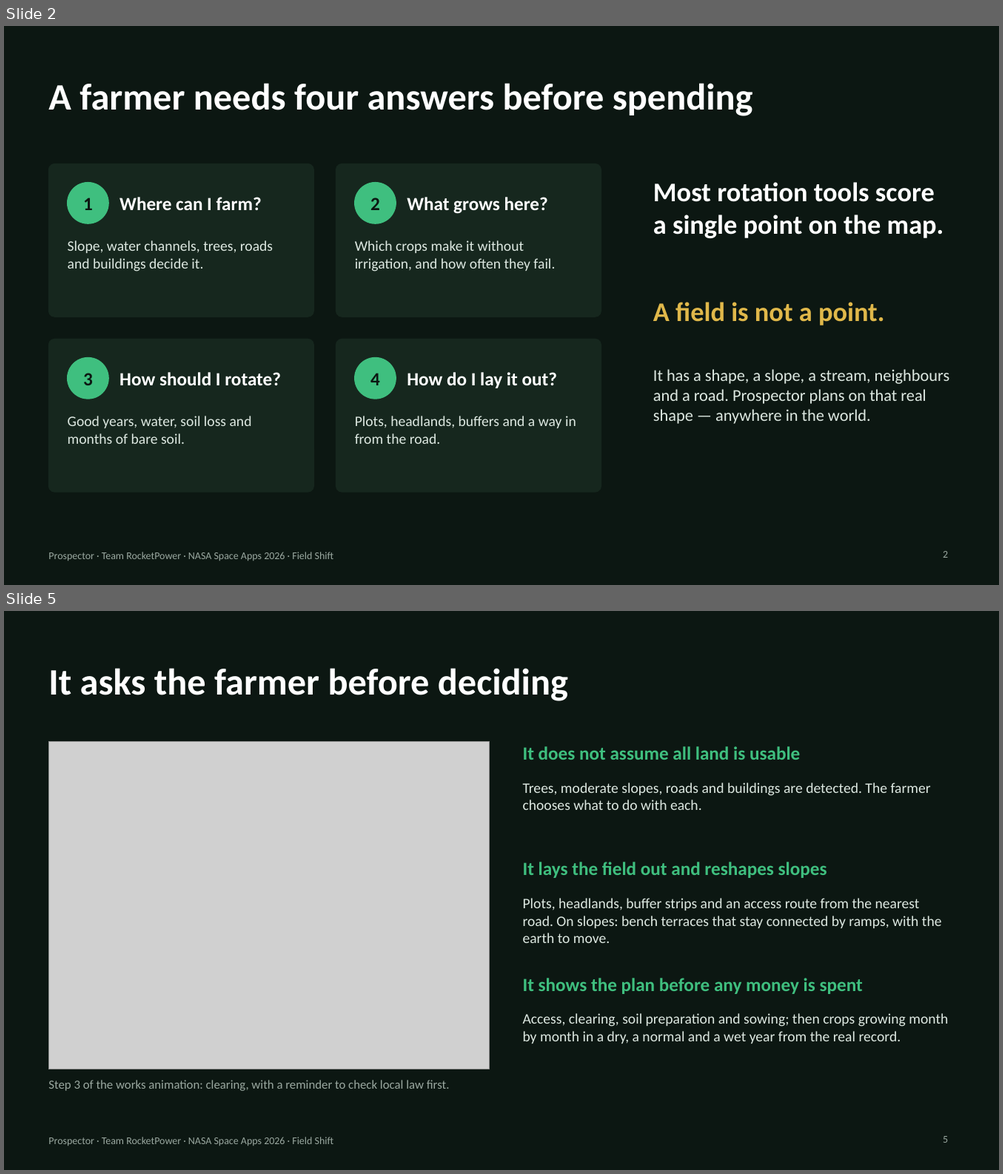
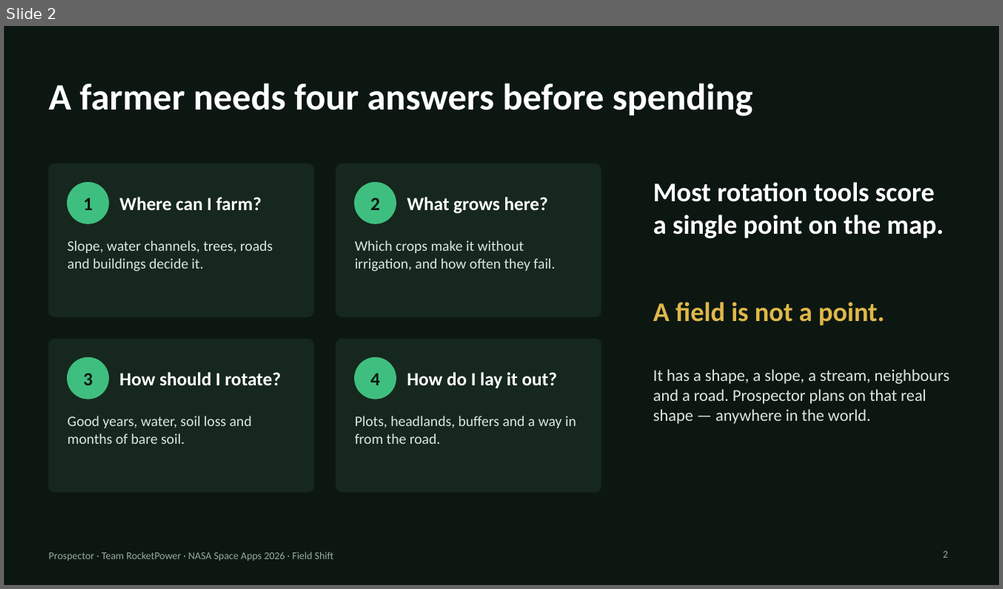
Before and after one commit to fergomezs2024/prospector-field-shift, a slide deck: docs/demo/Prospector_RocketPower_demo.pptx. Shown one above the other, each under a label of ours: slides 2 and 5 before the commit, slide 2 after it; the slides between them are not shown. The pictures are 1003x1174 and 1003x589 pixels, drawn with LibreOffice and Linux fonts; fonts in the diff are those of the drawing; grey boxes stand for pictures. Boxes give left, top, right and bottom in pixels: in the first picture for what was removed or moved away, otherwise in the second. Text is boxed around its words. In the diff, an @@ line names an element or a change of style, - is before the commit and + after.

```diff
--- a/docs/demo/Prospector_RocketPower_demo.pptx
+++ b/docs/demo/Prospector_RocketPower_demo.pptx
@@ slide 5 removed at box(4, 611, 999, 1170), background #0C1712; not listed: 1 template element that a slide beside it also shows @@
@@ title removed at box(48, 668, 568, 701) @@
-It asks the farmer before deciding
@@ picture removed at box(48, 741, 489, 1070) @@
@@ text removed at box(523, 746, 800, 760) @@
-It does not assume all land is usable
@@ text removed at box(523, 783, 930, 810) @@
-Trees, moderate slopes, roads and buildings are detected. The farmer chooses what to do with each.
@@ text removed at box(523, 862, 827, 878) @@
-It lays the field out and reshapes slopes
@@ text removed at box(523, 898, 942, 943) @@
-Plots, headlands, buffer strips and an access route from the nearest road. On slopes: bench terraces that stay connected by ramps, with the earth to move.
@@ text removed at box(523, 978, 862, 994) @@
-It shows the plan before any money is spent
@@ text removed at box(523, 1014, 948, 1044) @@
-Access, clearing, soil preparation and sowing; then crops growing month by month in a dry, a normal and a wet year from the real record.
@@ text removed at box(48, 1080, 449, 1091) @@
-Step 3 of the works animation: clearing, with a reminder to check local law first.
@@ page number removed at box(942, 1136, 948, 1143) @@
-5
```
Also in this commit, not shown: 5 slides changed, 1 slide added, 12 other files.
